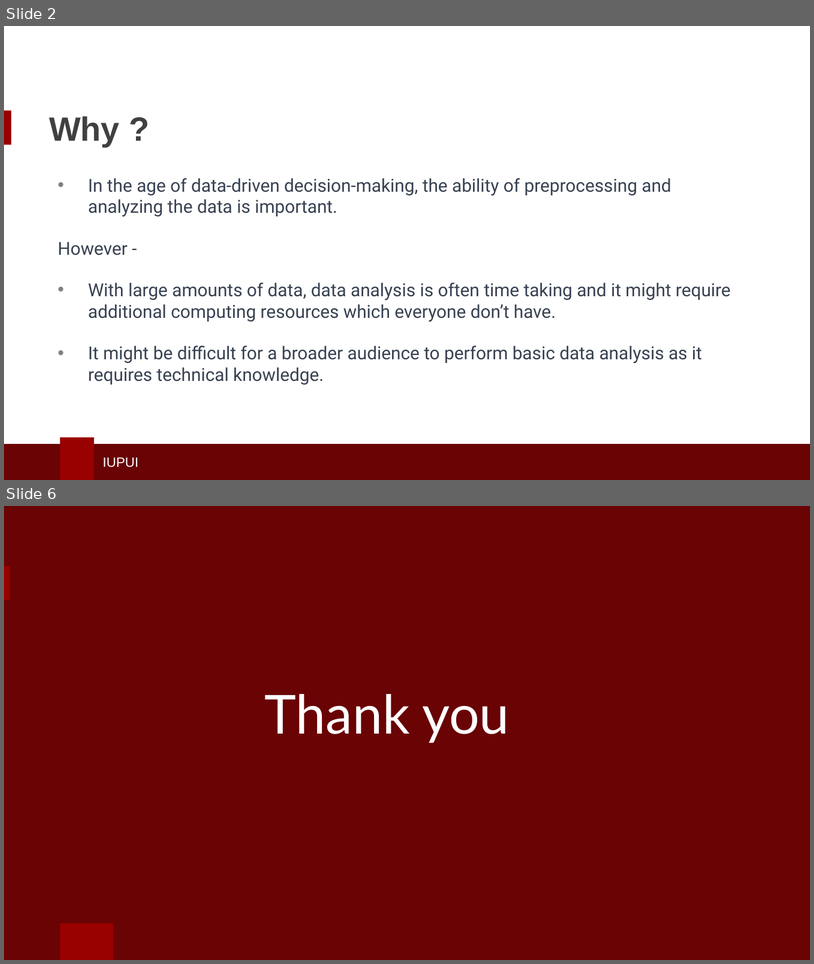
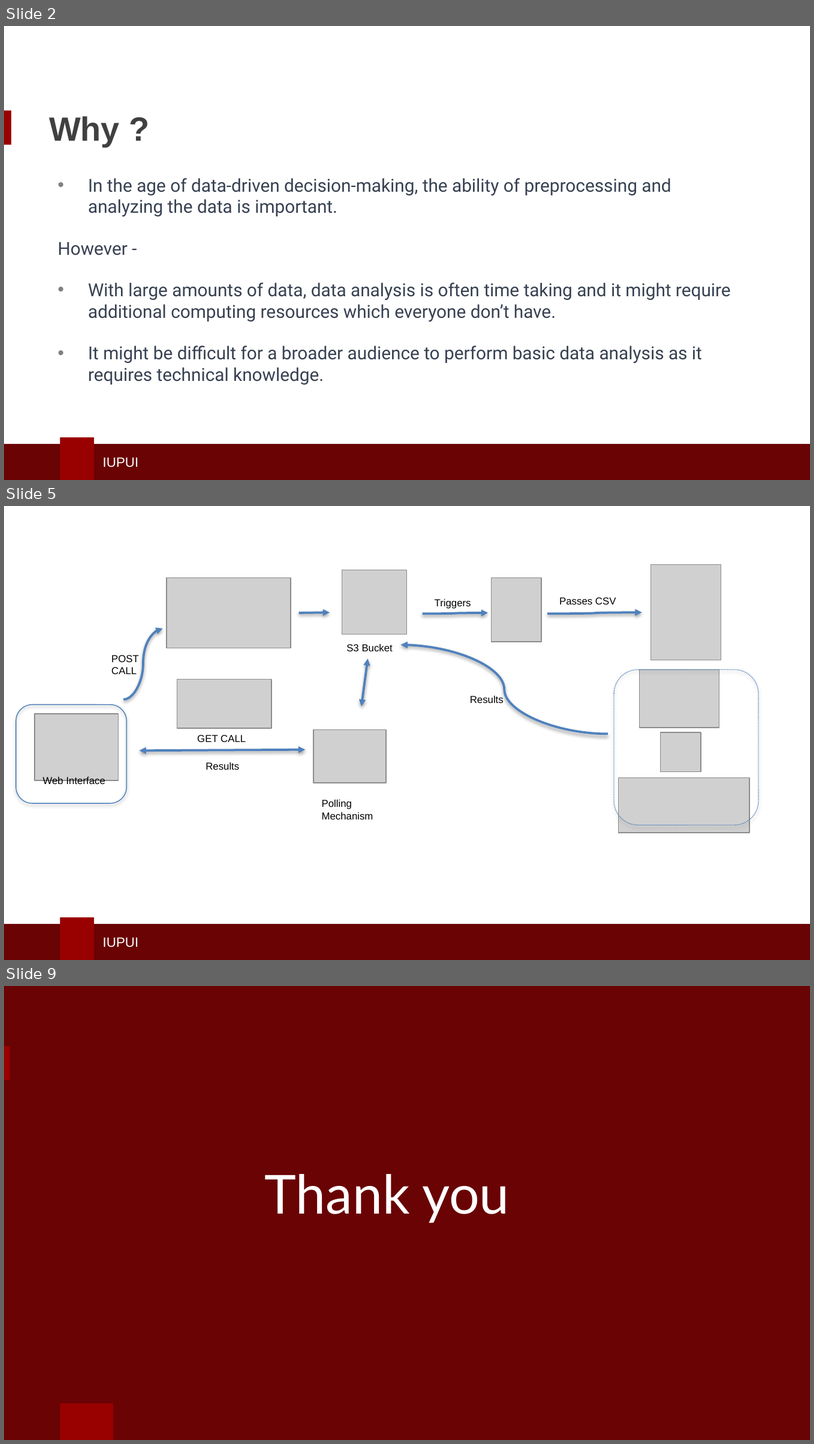
Before and after one commit to HymavathiG2712/Cloud-Based-Generalized-Data-Analysis-Platform, a slide deck: docs/cc_project_premilinary.pptx. Shown one above the other, each under a label of ours: slides 2 and 6 before the commit, slides 2, 5 and 9 after it; the slides between them are not shown. The pictures are 814x964 and 814x1444 pixels, drawn with LibreOffice and Linux fonts; fonts in the diff are those of the drawing; grey boxes stand for pictures; background and template pictures are left out. Boxes give left, top, right and bottom in pixels: in the first picture for what was removed or moved away, otherwise in the second. Text is boxed around its words. In the diff, an @@ line names an element or a change of style, - is before the commit and + after.

```diff
--- a/docs/cc_project_premilinary.pptx
+++ b/docs/cc_project_premilinary.pptx
@@ slide 5 added at <box>4,506,810,960</box>, background #FFFFFF; not listed: 3 template elements that a slide beside it also shows @@
@@ picture added at <box>342,570,407,634</box> @@
@@ picture added at <box>651,564,722,659</box> @@
@@ picture added at <box>167,578,291,648</box> @@
@@ picture added at <box>492,578,542,642</box> @@
@@ curved arrow added from (299, 612) to (330, 612), #4F81BD 2 pt @@
@@ curved arrow added from (423, 613) to (489, 612), #4F81BD 2 pt @@
@@ text added at <box>435,598,471,609</box>, 9 pt, text #000000 @@
+Triggers
@@ curved arrow added from (548, 613) to (642, 612), #4F81BD 2 pt @@
@@ text added at <box>560,597,617,604</box>, 9 pt, text #000000 @@
+Passes CSV
@@ curved arrow added from (123, 700) to (163, 628), #4F81BD 2 pt @@
@@ text added at <box>347,643,393,651</box>, 9 pt, text #000000 @@
+S3 Bucket
@@ curved arrow added from (608, 733) to (401, 645), #4F81BD 2 pt @@
@@ text added at <box>111,655,139,674</box>, 9 pt, text #000000 @@
+POST CALL
@@ double arrow added from (368, 658) to (361, 706), #4F81BD 2 pt @@
@@ picture added at <box>177,679,272,728</box> @@
@@ rounded rectangle added at <box>614,670,759,825</box>, outline #4B7EBC 0.75 pt dashed @@
@@ picture added at <box>639,670,719,728</box> @@
@@ text added at <box>470,695,504,703</box>, 9 pt, text #000000 @@
+Results
@@ rounded rectangle added at <box>16,705,126,803</box>, outline #4B7EBC 0.75 pt @@
@@ picture added at <box>35,713,119,780</box> @@
@@ text added at <box>197,735,246,742</box>, 9 pt, text #000000 @@
+GET CALL
@@ picture added at <box>314,729,386,783</box> @@
@@ picture added at <box>660,733,701,772</box> @@
@@ double arrow added from (140, 750) to (306, 750), #4F81BD 2 pt @@
@@ text added at <box>206,762,239,769</box>, 9 pt, text #000000 @@
+Results
@@ text added at <box>43,777,105,786</box>, 9 pt, text #000000 @@
+Web Interface
@@ picture added at <box>618,778,750,832</box> @@
@@ text added at <box>322,799,374,819</box>, 9 pt, text #000000 @@
+Polling Mechanism
@@ what was slide 6 is now slide 9 @@
```
Also in this commit, not shown: 1 slide changed, 4 other slides added, 2 slides removed.
